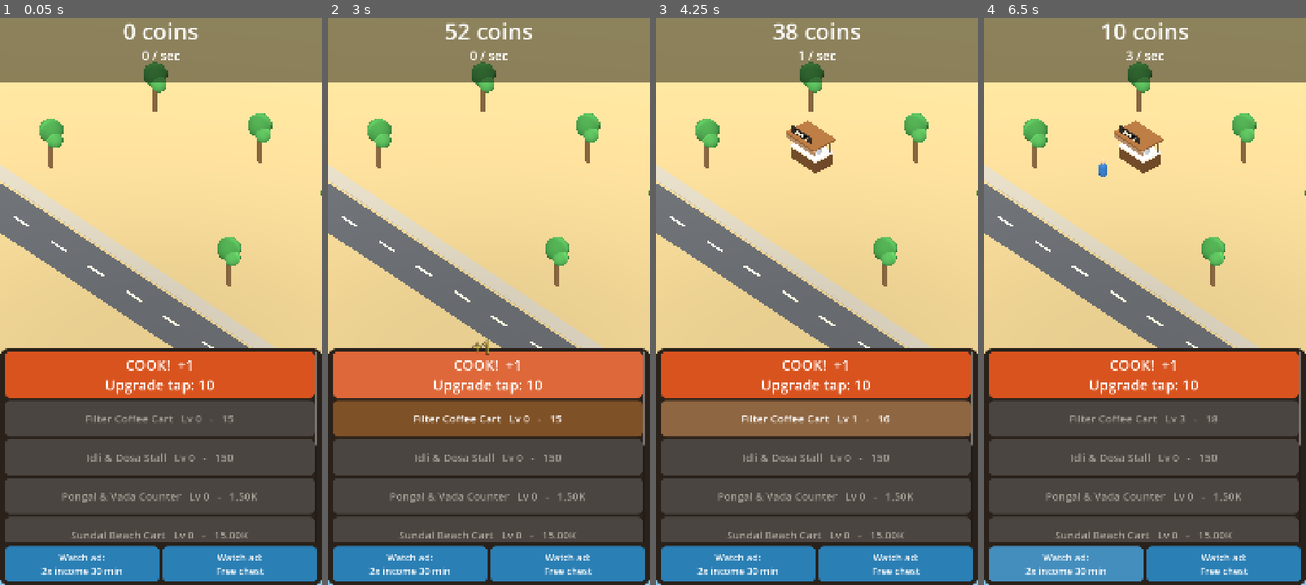
Above: before the commit, frames 1-4 (left to right).
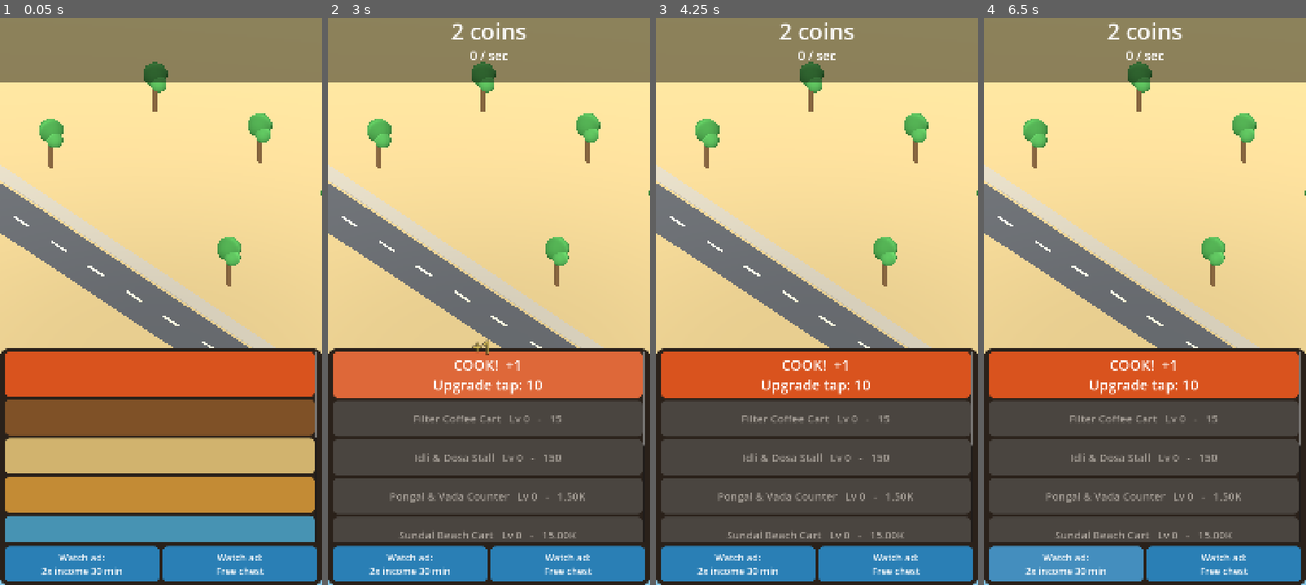
Above: after the commit, the same moments.

Repository: lokeshwaran98/chennai-tiffin-tycoon
Game: Godot game, scene res://scenes/main.tscn
Same seed, same stepped clock (60 frames per second), same inputs: the game is played once before the commit and once after it.
Inputs (mouse positions are in pixels of both pictures, inside the frame that each line leads up to):
- Up to frame 1 (0.05 s): no input
- Up to frame 2 (3 s): click "COOK! +1 Upgrade tap: 10" at 0.5 s; click "Watch ad: 2x income 30 min" at 1.25 s; click "Watch ad: Free chest" at 2 s; click "COOK! +1 Upgrade tap: 10" at 2.75 s
- Up to frame 3 (4.25 s): click (817, 420) at 3.5 s, where only the run before the commit has a clickable "Filter Coffee Cart Lv 0 - 15"
- Up to frame 4 (6.5 s): click (1145, 420) at 4.25 s, where only the run before the commit has a clickable "Filter Coffee Cart Lv 1 - 16"; click (1145, 420) at 5 s, where only the run before the commit has a clickable "Filter Coffee Cart Lv 2 - 17"; click "Watch ad: 2x income 30 min" at 5.75 s

The runs differ from the first frame. In frame 1, 25% of the frame differs, in the area x 1-99%, y 0-93%; in frame 2, 6.6%; in frame 3, 7.5%; in frame 4, 1.4%.
Error after the commit: Parse Error: Identifier "MobileAds" not declared in the current scope. (res://scripts/ad_service.gd:28)

Commit message:
Switch to Godot 4.7.2 gradle builds with real AdMob rewarded ads and AAB export
Co-Authored-By: Claude Sonnet 5.5 <noreply@anthropic.com>
Claude-Session: https://claude.ai/code/session_0174D7wnrpJHwUZrFrTTbbgq

Diff:
--- a/project.godot
+++ b/project.godot
@@ -1,10 +1,15 @@
 config_version=5
+
+[admob]
+
+general/android/enabled=true
+general/android/app_id="ca-app-pub-3940256099942544~3347511713"
 
 [application]
 
 config/name="Chennai Tiffin Tycoon"
 run/main_scene="res://scenes/main.tscn"
-config/features=PackedStringArray("4.3", "GL Compatibility")
+config/features=PackedStringArray("4.7", "GL Compatibility")
 config/icon="res://icon.svg"
 
 [autoload]
@@ -21,6 +26,10 @@
 window/stretch/aspect="expand"
 window/handheld/orientation=1
 
+[editor_plugins]
+
+enabled=PackedStringArray("res://addons/admob/plugin.cfg")
+
 [rendering]
 
 renderer/rendering_method="gl_compatibility"
--- a/scripts/ad_service.gd
+++ b/scripts/ad_service.gd
@@ -1,26 +1,88 @@
 extends Node
-## Rewarded-ad wrapper. In the greybox build the ad is simulated so the whole
-## reward flow can be tested without an AdMob account. The real AdMob plugin
-## replaces _show_real_ad() once the AdMob app/unit IDs are available.
+## Rewarded-ad wrapper.
+## On Android it uses the Poing AdMob plugin (Google test ad units until real
+## IDs are filled in below). Everywhere else (desktop, CI) the ad is simulated
+## so the reward flow can be tested without an AdMob account.
 
 signal reward_granted(kind: String)
+signal ad_unavailable
 
+# Google's official test rewarded ad unit. Replace ANDROID_REWARDED_REAL_ID with
+# your AdMob rewarded ad unit ID (it contains a "/") before publishing, and set
+# USE_TEST_ADS to false.
 const USE_TEST_ADS := true
+const ANDROID_REWARDED_TEST_ID := "ca-app-pub-3940256099942544/5224354917"
+const ANDROID_REWARDED_REAL_ID := ""
+
 var _pending_kind := ""
+var _real := false
+var _loading := false
+var _ad = null                    # RewardedAd once loaded
+var _reward_listener = null       # OnUserEarnedRewardListener
+var _fullscreen_callback = null   # FullScreenContentCallback
+
+func _ready() -> void:
+	_real = OS.get_name() == "Android"
+	if not _real:
+		return
+	MobileAds.initialize()
+
+	var listener := OnUserEarnedRewardListener.new()
+	listener.on_user_earned_reward = func(_item: RewardedItem) -> void:
+		_deliver()
+	_reward_listener = listener
+
+	var cb := FullScreenContentCallback.new()
+	cb.on_ad_dismissed_full_screen_content = func() -> void:
+		_release()
+		_load()
+	cb.on_ad_failed_to_show_full_screen_content = func(_error: AdError) -> void:
+		_pending_kind = ""
+		_release()
+		_load()
+		ad_unavailable.emit()
+	_fullscreen_callback = cb
+	_load()
+
+func _unit_id() -> String:
+	if USE_TEST_ADS or ANDROID_REWARDED_REAL_ID == "":
+		return ANDROID_REWARDED_TEST_ID
+	return ANDROID_REWARDED_REAL_ID
+
+func _load() -> void:
+	if _loading or _ad != null:
+		return
+	_loading = true
+	var load_cb := RewardedAdLoadCallback.new()
+	load_cb.on_ad_loaded = func(ad: RewardedAd) -> void:
+		_loading = false
+		_ad = ad
+		_ad.full_screen_content_callback = _fullscreen_callback
+	load_cb.on_ad_failed_to_load = func(_error: LoadAdError) -> void:
+		_loading = false
+	RewardedAdLoader.new().load(_unit_id(), AdRequest.new(), load_cb)
+
+func _release() -> void:
+	if _ad != null:
+		_ad.destroy()
+		_ad = null
 
 func show_rewarded(kind: String) -> void:
 	_pending_kind = kind
-	if USE_TEST_ADS:
-		# Simulated 1.5s ad.
+	if not _real:
 		await get_tree().create_timer(1.5).timeout
-		_grant()
+		_deliver()
+		return
+	if _ad != null:
+		_ad.show(_reward_listener)
 	else:
-		_show_real_ad()
+		_pending_kind = ""
+		ad_unavailable.emit()
+		_load()
 
-func _show_real_ad() -> void:
-	# TODO: call the AdMob plugin here with the rewarded ad unit ID.
-	_grant()
-
-func _grant() -> void:
-	reward_granted.emit(_pending_kind)
+func _deliver() -> void:
+	if _pending_kind == "":
+		return
+	var kind := _pending_kind
 	_pending_kind = ""
+	reward_granted.emit(kind)
--- a/scripts/main.gd
+++ b/scripts/main.gd
@@ -52,6 +52,8 @@
 	_build_customers()
 	_build_ui()
 	GameState.changed.connect(_refresh)
+	AdService.ad_unavailable.connect(func():
+		_float_text("Ad not ready - try again in a moment", Vector2(180.0, 620.0)))
 	_refresh()
 	if GameState.offline_gain > 0.0 and not OS.get_cmdline_user_args().has("--shot"):
 		_show_offline_popup()
Not shown, changed: export_presets.cfg
